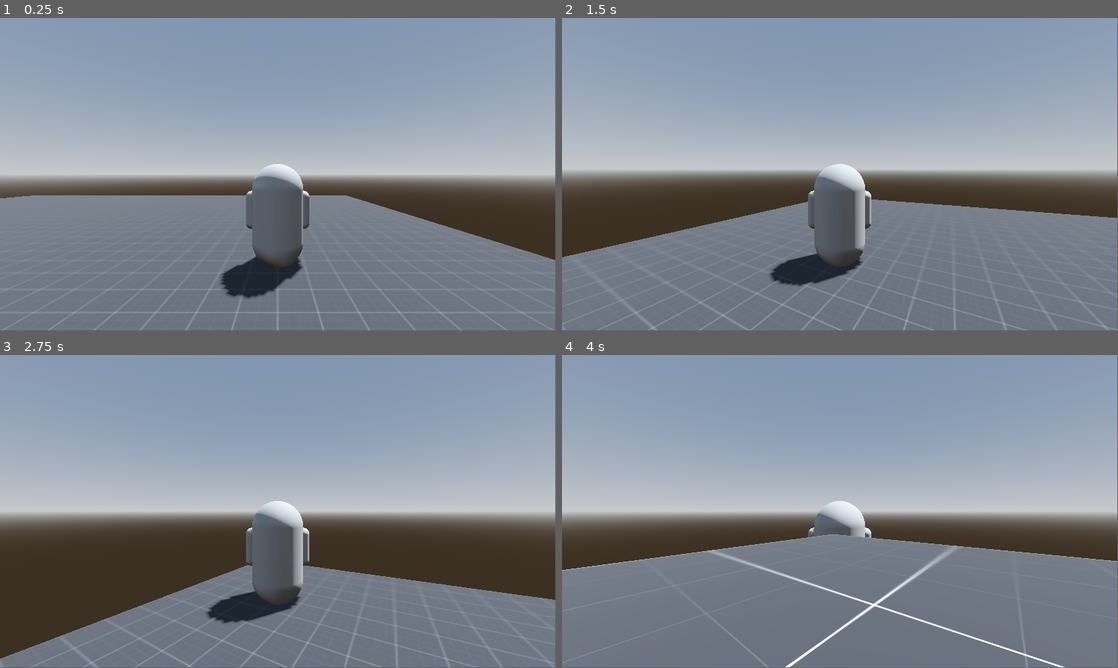
Above: before the commit, frames 1-4 (two rows, left to right).
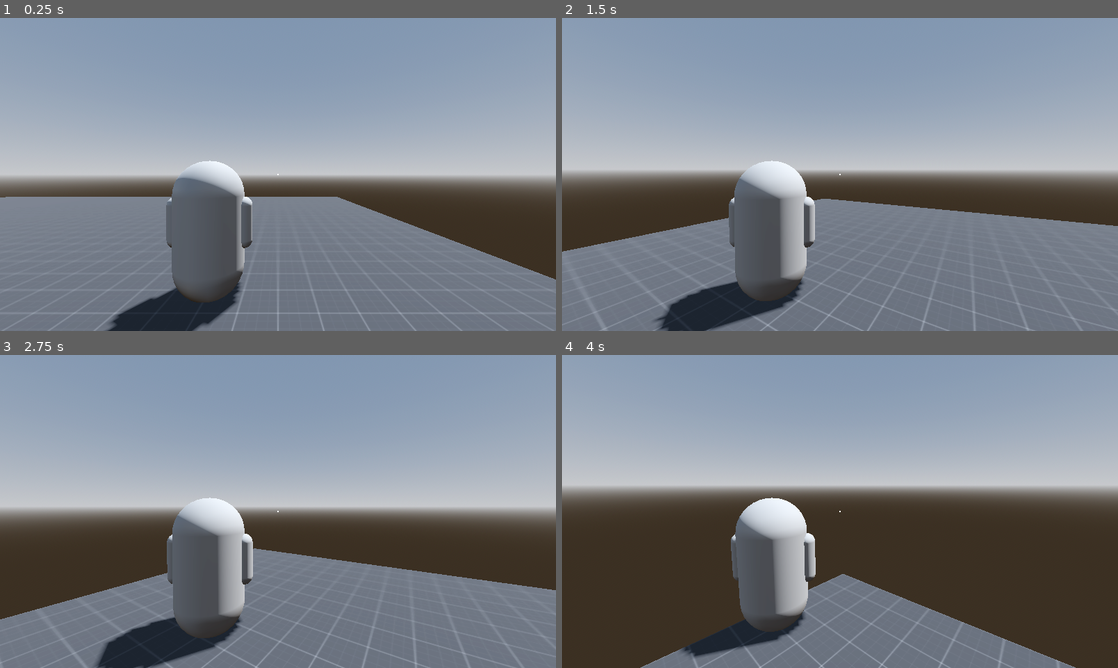
Above: after the commit, the same moments.

Repository: TheNickOfTime/design-challenge-jan
Game: Godot game, scene res://Scenes/test.tscn
The game is run twice, just before and just after one commit, with the same random seed, the same clock (stepped at 60 frames per second) and the same inputs.
Inputs (mouse positions are in pixels of both pictures, inside the frame that each line leads up to):
- Up to frame 1 (0.25 s): no input
- Up to frame 2 (1.5 s): tap Enter at 0.5 s; move the mouse to (867, 171) at 0.52 s; hold Tab (character_switch) 0.53-1.28 s; hold W (move_forward) from 0.53 s (still down); tap Q (character_command, bound only after the commit) at 0.8, 1.35 s; move the mouse to (812, 174) at 1.27 s
- Up to frame 3 (2.75 s): keep holding W (move_forward); tap Tab (character_switch) at 1.55 s; move the mouse to (289, 505) at 2.02 s; hold Tab (character_switch) from 2.03 s (still down); tap Q (character_command, bound only after the commit) at 2.3 s
- Up to frame 4 (4 s): keep holding W (move_forward); move the mouse to (834, 514) at 2.77 s; release Tab (character_switch) at 2.78 s; tap Q (character_command, bound only after the commit) at 2.85, 3.8 s; tap Tab (character_switch) at 3.05 s; move the mouse to (878, 514) at 3.52 s; hold Tab (character_switch) from 3.53 s (still down)
In our replay, the window is 799x449 before the commit and 800x450 after it. These sizes can differ from the game's own. Grey fills any space a smaller window leaves; there, only what the larger window draws over its background counts as a difference.

The runs differ from the first frame. In frame 1, 12% of the frame differs, in the area x 0-100%, y 0-100%; in frame 2, 12%; in frame 3, 19%; in frame 4, 43%.
Error after the commit: Invalid call. Nonexistent function 'get_next_location' in base 'NavigationAgent3D'. (res://Scripts/Character.gd:59)

Commit message:
Added navigation support for non-primary characters.

Diff:
--- a/Prefab/camera.tscn
+++ b/Prefab/camera.tscn
@@ -5,7 +5,15 @@
 [node name="Camera" type="SpringArm3D" groups=["Camera"]]
 transform = Transform3D(1, 0, 0, 0, 1, 0, 0, 0, 1, 0, 2, 0)
 collision_mask = 6
-spring_length = 4.0
+spring_length = 3.0
 script = ExtResource("1_1v1ji")
 
+[node name="RayCast3D" type="RayCast3D" parent="."]
+enabled = false
+target_position = Vector3(-1, 0, -20)
+debug_shape_custom_color = Color(1, 0, 0, 1)
+debug_shape_thickness = 1
+
 [node name="Camera3D" type="Camera3D" parent="."]
+h_offset = 1.0
+current = true
--- a/Prefab/character.tscn
+++ b/Prefab/character.tscn
@@ -1,29 +1,33 @@
 [gd_scene load_steps=4 format=3 uid="uid://dqbg4b32kyjx7"]
-
-[sub_resource type="CapsuleMesh" id="CapsuleMesh_kj4po"]
 
 [sub_resource type="CapsuleShape3D" id="CapsuleShape3D_mapii"]
 radius = 0.35
 height = 1.8
+
+[sub_resource type="CapsuleMesh" id="CapsuleMesh_kj4po"]
 
 [sub_resource type="CapsuleMesh" id="CapsuleMesh_rufeg"]
 radius = 0.125
 height = 0.75
 
 [node name="Character" type="CharacterBody3D" groups=["Character"]]
+collision_layer = 2
 
-[node name="MeshInstance3D" type="MeshInstance3D" parent="."]
-transform = Transform3D(1, 0, 0, 0, 1, 0, 0, 0, 1, 0, 1, 0)
-mesh = SubResource("CapsuleMesh_kj4po")
+[node name="NavigationAgent3D" type="NavigationAgent3D" parent="."]
+agent_height_offset = 0.4
 
 [node name="CollisionShape3D" type="CollisionShape3D" parent="."]
 transform = Transform3D(1, 0, 0, 0, 1, 0, 0, 0, 1, 0, 1, 0)
 shape = SubResource("CapsuleShape3D_mapii")
 
-[node name="MeshInstance3D2" type="MeshInstance3D" parent="."]
+[node name="Temp_Body" type="MeshInstance3D" parent="."]
+transform = Transform3D(1, 0, 0, 0, 1, 0, 0, 0, 1, 0, 1, 0)
+mesh = SubResource("CapsuleMesh_kj4po")
+
+[node name="Temp_Arm_01" type="MeshInstance3D" parent="."]
 transform = Transform3D(1, 0, 0, 0, 1, 0, 0, 0, 1, 0.5, 1.1, 0)
 mesh = SubResource("CapsuleMesh_rufeg")
 
-[node name="MeshInstance3D3" type="MeshInstance3D" parent="."]
+[node name="Temp_Arm_02" type="MeshInstance3D" parent="."]
 transform = Transform3D(1, 0, 0, 0, 1, 0, 0, 0, 1, -0.5, 1.1, 0)
 mesh = SubResource("CapsuleMesh_rufeg")
--- a/Scenes/test.tscn
+++ b/Scenes/test.tscn
@@ -21,11 +21,21 @@
 sdfgi_enabled = true
 glow_enabled = true
 
+[sub_resource type="NavigationMesh" id="NavigationMesh_jbcya"]
+vertices = PackedVector3Array(-1.75, 0.75, -2, 0.25, 0.75, -2, 0.25, 0.75, -12, -6, 0.75, -12, -12, 0.75, 0, -2, 0.75, 0, -1.75, 0.75, -2, -6, 0.75, -12, -12, 0.75, -12, 0.25, 0.75, -12, 0.25, 0.75, -2, 2, 0.75, -2, 2, 0.75, -2, 2.25, 0.75, 0, 12, 0.75, 0, 2, 0.75, -2, 12, 0.75, 0, 12, 0.75, -12, 0.25, 0.75, -12, -1, 1.75, -1, -1, 1.75, 1, 1, 1.75, 1, 1, 1.75, -1, 0, 0.75, 12, 0, 0.75, 2.25, -2, 0.75, 2, -2, 0.75, 2, -2, 0.75, 0, -12, 0.75, 0, -2, 0.75, 2, -12, 0.75, 0, -12, 0.75, 12, 0, 0.75, 12, 12, 0.75, 0, 2.25, 0.75, 0, 2.25, 0.75, 1.75, 1.75, 0.75, 2.25, 0, 0.75, 2.25, 0, 0.75, 12, 12, 0.75, 0, 2.25, 0.75, 1.75, 1.75, 0.75, 2.25, 0, 0.75, 12, 12, 0.75, 12)
+polygons = [PackedInt32Array(1, 0, 2), PackedInt32Array(2, 0, 3), PackedInt32Array(5, 4, 6), PackedInt32Array(6, 4, 7), PackedInt32Array(7, 4, 8), PackedInt32Array(11, 10, 9), PackedInt32Array(14, 13, 12), PackedInt32Array(18, 17, 15), PackedInt32Array(15, 17, 16), PackedInt32Array(22, 21, 19), PackedInt32Array(19, 21, 20), PackedInt32Array(25, 24, 23), PackedInt32Array(28, 27, 26), PackedInt32Array(32, 31, 29), PackedInt32Array(29, 31, 30), PackedInt32Array(35, 34, 33), PackedInt32Array(38, 37, 36), PackedInt32Array(40, 39, 41), PackedInt32Array(41, 39, 43), PackedInt32Array(41, 43, 42)]
+
 [sub_resource type="BoxMesh" id="BoxMesh_4d8yh"]
 size = Vector3(25, 0.5, 25)
 
 [sub_resource type="ConvexPolygonShape3D" id="ConvexPolygonShape3D_mnf1w"]
 points = PackedVector3Array(-12.5, -0.25, -12.5, -12.5, 0.25, -12.5, 12.5, -0.25, -12.5, -12.5, -0.25, 12.5, -12.5, 0.25, 12.5, 12.5, 0.25, -12.5, 12.5, -0.25, 12.5, 12.5, 0.25, 12.5)
+
+[sub_resource type="BoxMesh" id="BoxMesh_bw38p"]
+size = Vector3(3, 1, 3)
+
+[sub_resource type="ConvexPolygonShape3D" id="ConvexPolygonShape3D_gv1nv"]
+points = PackedVector3Array(-1.5, -0.5, -1.5, -1.5, 0.5, -1.5, 1.5, -0.5, -1.5, -1.5, -0.5, 1.5, -1.5, 0.5, 1.5, 1.5, 0.5, -1.5, 1.5, -0.5, 1.5, 1.5, 0.5, 1.5)
 
 [node name="Node3D" type="Node3D"]
 
@@ -48,12 +58,42 @@
 script = ExtResource("3_0ms43")
 
 [node name="Camera" parent="." instance=ExtResource("4_g45id")]
+collision_mask = 1
 
-[node name="Floor" type="StaticBody3D" parent="."]
+[node name="NavigationRegion3D" type="NavigationRegion3D" parent="."]
+navigation_mesh = SubResource("NavigationMesh_jbcya")
 
-[node name="MeshInstance3D" type="MeshInstance3D" parent="Floor"]
+[node name="Floor" type="StaticBody3D" parent="NavigationRegion3D"]
+
+[node name="MeshInstance3D" type="MeshInstance3D" parent="NavigationRegion3D/Floor"]
 material_override = ExtResource("2_2t20c")
 mesh = SubResource("BoxMesh_4d8yh")
 
-[node name="CollisionShape3D" type="CollisionShape3D" parent="Floor"]
+[node name="CollisionShape3D" type="CollisionShape3D" parent="NavigationRegion3D/Floor"]
 shape = SubResource("ConvexPolygonShape3D_mnf1w")
+
+[node name="Floor2" type="StaticBody3D" parent="NavigationRegion3D"]
+
+[node name="MeshInstance3D" type="MeshInstance3D" parent="NavigationRegion3D/Floor2"]
+transform = Transform3D(1, 0, 0, 0, 1, 0, 0, 0, 1, 0, 0.75, 0)
+material_override = ExtResource("2_2t20c")
+mesh = SubResource("BoxMesh_bw38p")
+
+[node name="CollisionShape3D" type="CollisionShape3D" parent="NavigationRegion3D/Floor2"]
+transform = Transform3D(1, 0, 0, 0, 1, 0, 0, 0, 1, 0, 0.75, 0)
+shape = SubResource("ConvexPolygonShape3D_gv1nv")
+
+[node name="CanvasLayer" type="CanvasLayer" parent="."]
+
+[node name="ColorRect" type="ColorRect" parent="CanvasLayer"]
+anchors_preset = 8
+anchor_left = 0.5
+anchor_top = 0.5
+anchor_right = 0.5
+anchor_bottom = 0.5
+offset_left = -2.0
+offset_top = -2.0
+offset_right = 2.0
+offset_bottom = 2.0
+grow_horizontal = 2
+grow_vertical = 2
--- a/Scripts/Camera.gd
+++ b/Scripts/Camera.gd
@@ -8,6 +8,10 @@
 var pan_speed : float = 0.25
 var pan_direction : int = -1
 var max_angle : float = 30
+
+
+@onready var camera : Camera3D = $Camera3D
+@onready var raycast : RayCast3D = $RayCast3D
 
 
 func _ready():
@@ -23,7 +27,14 @@
 	position = character.position + offset
 
 
+
 func rotate_camera(delta : float):
 	rotate_y(mouse_delta.x * pan_direction * pan_speed * delta)
 	rotate_object_local(Vector3.RIGHT, mouse_delta.y * pan_direction * pan_speed * delta)
 	rotation.x = clamp(rotation.x, deg_to_rad(-max_angle), deg_to_rad(max_angle))
+
+func get_position_from_raycast() -> Vector3:
+	# print($Camera3D.get_camera_transform().origin)
+	raycast.global_position = camera.get_camera_transform().origin
+	raycast.force_raycast_update()
+	return raycast.get_collision_point()
--- a/Scripts/Character.gd
+++ b/Scripts/Character.gd
@@ -5,35 +5,76 @@
 const SPEED = 5.0
 const JUMP_VELOCITY = 4.5
 
+enum CONTROL_STATE {Input, Navigation}
+
+# On Ready Vars-------------------------------------------------------------------------------------
+@onready var nav_agent : NavigationAgent3D = $NavigationAgent3D
+
+# Member Vars---------------------------------------------------------------------------------------
+var control_state : CONTROL_STATE
+
 var move_direction : Vector2
-
+var move_speed : float = 5.0
 var rotate_speed : float = 1
 var rotate_direction : Vector2
+
+var nav_destination : Vector3
 
 # Get the gravity from the project settings to be synced with RigidBody nodes.
 var gravity = ProjectSettings.get_setting("physics/3d/default_gravity")
 
+
+# Bult-In Functions---------------------------------------------------------------------------------
 func _process(delta):
 	rotate_character(delta)
+
 
 func _physics_process(delta):
 	# Add the gravity.
 	if not is_on_floor():
 		velocity.y -= gravity * delta
 
-	move(move_direction)
+	match control_state:
+		CONTROL_STATE.Input:
+			move_input(move_direction)
+		CONTROL_STATE.Navigation:
+			move_nav()
 
-func move(move_direction : Vector2):
-	var direction = (transform.basis * Vector3(move_direction.x, 0, move_direction.y)).normalized()
-	if direction:
-		velocity.x = direction.x * SPEED
-		velocity.z = direction.z * SPEED
+
+# Input Movement Functions--------------------------------------------------------------------------
+func move_input(direction : Vector2):
+	var new_direction = (transform.basis * Vector3(direction.x, 0, direction.y)).normalized()
+	if new_direction:
+		velocity.x = new_direction.x * SPEED
+		velocity.z = new_direction.z * SPEED
 	else:
 		velocity.x = move_toward(velocity.x, 0, SPEED)
 		velocity.z = move_toward(velocity.z, 0, SPEED)
 
 	move_and_slide()
 
+
+func move_nav():
+	var current_position : Vector3 = global_transform.origin
+	var next_position : Vector3 = nav_agent.get_next_location()
+	var direction : Vector3 = next_position - current_position
+	var distance : float = current_position.distance_to(next_position)
+
+	if distance >= 0.1:
+		direction = direction.normalized()
+		velocity = direction * move_speed
+
+		# rotate_direction = Vector2(direction.x, direction.z).normalized()
+		look_at(next_position)
+
+		move_and_slide()
+
+
 func rotate_character(delta : float):
 	rotate_y(rotate_direction.x * -0.25 * delta)
-	pass
+	print(rotation)
+
+
+func set_new_nav_destination(new_destination : Vector3):
+	nav_destination = new_destination
+	nav_agent.set_target_location(new_destination)
--- a/Scripts/Controller.gd
+++ b/Scripts/Controller.gd
@@ -3,20 +3,31 @@
 
 var characters : Array[Node]
 var camera : PlayerCamera
+var camera_directions : Array[Transform3D]
 
-var character_index : float = 0
+var character_index : int = 0
 var move_direction : Vector2 = Vector2.ZERO
 var look_direction : Vector2 = Vector2.ZERO
 
-var character: PlayerCharacter:
+var current_character: PlayerCharacter:
 	get:
 		return characters[character_index] as PlayerCharacter
 
+var other_character: PlayerCharacter:
+	get:
+		var index = wrapi(character_index + 1, 0, characters.size())
+		return characters[index] as PlayerCharacter
 
+
+#Built In Functions---------------------------------------------------------------------------------
 func _ready():
 	characters = get_tree().get_nodes_in_group("Character")
 	camera = get_tree().get_first_node_in_group("Camera")
+	camera_directions.resize(2)
+	for i in camera_directions.size():
+		camera_directions[i] = camera.transform
 
+	setup_player()
 	setup_camera()
 
 
@@ -37,29 +48,56 @@
 	if event.is_action_pressed("ui_cancel"):
 		Input.mouse_mode = Input.MOUSE_MODE_VISIBLE
 
+	if event.is_action_pressed("character_command"):
+		update_nav_destination()
+
 
 func input_poll():
 	move_direction = Input.get_vector("move_left", "move_right", "move_forward", "move_back")
 
 
+# Character Functions-------------------------------------------------------------------------------
 func switch_character():
+	# save previous values
+	camera_directions[character_index] = camera.transform
+
+	# set new values
 	character_index = wrapi(character_index + 1, 0, characters.size())
+	setup_player()
 	setup_camera()
 
 
 func setup_player():
-	pass
+	for character in characters:
+		character = character as PlayerCharacter
+
+		if character == current_character:
+			character.control_state = PlayerCharacter.CONTROL_STATE.Input
+		else:
+			character.nav_destination = character.position
+			character.control_state = PlayerCharacter.CONTROL_STATE.Navigation
 
 
 func update_player():
-	character.move_direction = move_direction
-	character.rotate_direction = look_direction
+	current_character.move_direction = move_direction
+	current_character.rotate_direction = look_direction
 
 
+func update_nav_destination():
+	var new_destination = camera.get_position_from_raycast()
+	print(new_destination)
+	if new_destination != null:
+		other_character.set_new_nav_destination(new_destination)
+
+
+# Camera Functions----------------------------------------------------------------------------------
 func setup_camera():
 	Input.mouse_mode = Input.MOUSE_MODE_CAPTURED
-	camera.character = character
-	camera.global_rotation = character.global_rotation
+	camera.character = current_character
+	# camera.global_rotation = current_character.global_rotation
+	if camera_directions[character_index] != null:
+
+		camera.transform = camera_directions[character_index]
 
 
 func update_camera():
--- a/project.godot
+++ b/project.godot
@@ -37,6 +37,15 @@
 config/features=PackedStringArray("4.0", "Forward Plus")
 config/icon="res://icon.svg"
 
+[debug]
+
+gdscript/warnings/unused_parameter=0
+
+[display]
+
+window/size/viewport_width=1280
+window/size/viewport_height=720
+
 [input]
 
 move={
@@ -72,9 +81,18 @@
 "events": [Object(InputEventKey,"resource_local_to_scene":false,"resource_name":"","device":0,"window_id":0,"alt_pressed":false,"shift_pressed":false,"ctrl_pressed":false,"meta_pressed":false,"pressed":false,"keycode":0,"physical_keycode":4194306,"unicode":0,"echo":false,"script":null)
 ]
 }
+character_command={
+"deadzone": 0.5,
+"events": [Object(InputEventKey,"resource_local_to_scene":false,"resource_name":"","device":0,"window_id":0,"alt_pressed":false,"shift_pressed":false,"ctrl_pressed":false,"meta_pressed":false,"pressed":false,"keycode":0,"physical_keycode":81,"unicode":0,"echo":false,"script":null)
+]
+}
 
 [layer_names]
 
 3d_physics/layer_1="Default"
 3d_physics/layer_2="Player"
 3d_physics/layer_3="Camera"
+
+[rendering]
+
+anti_aliasing/quality/use_taa=true
Not shown: 1 places in Scenes/test.tscn that only renumber resources
